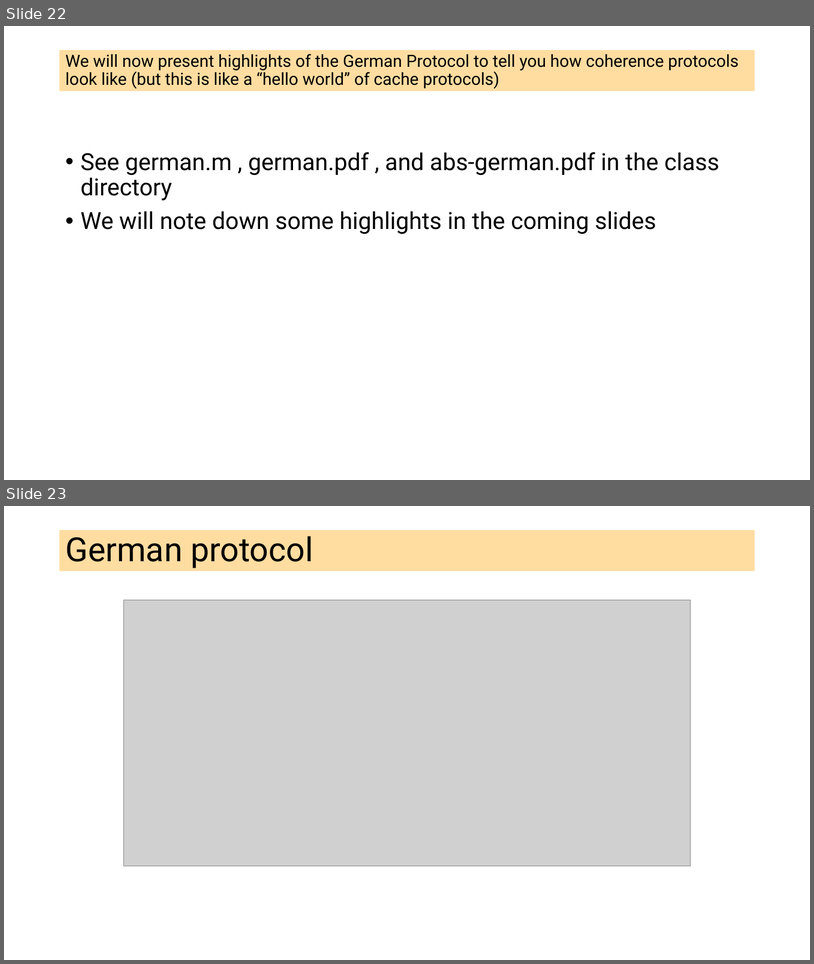
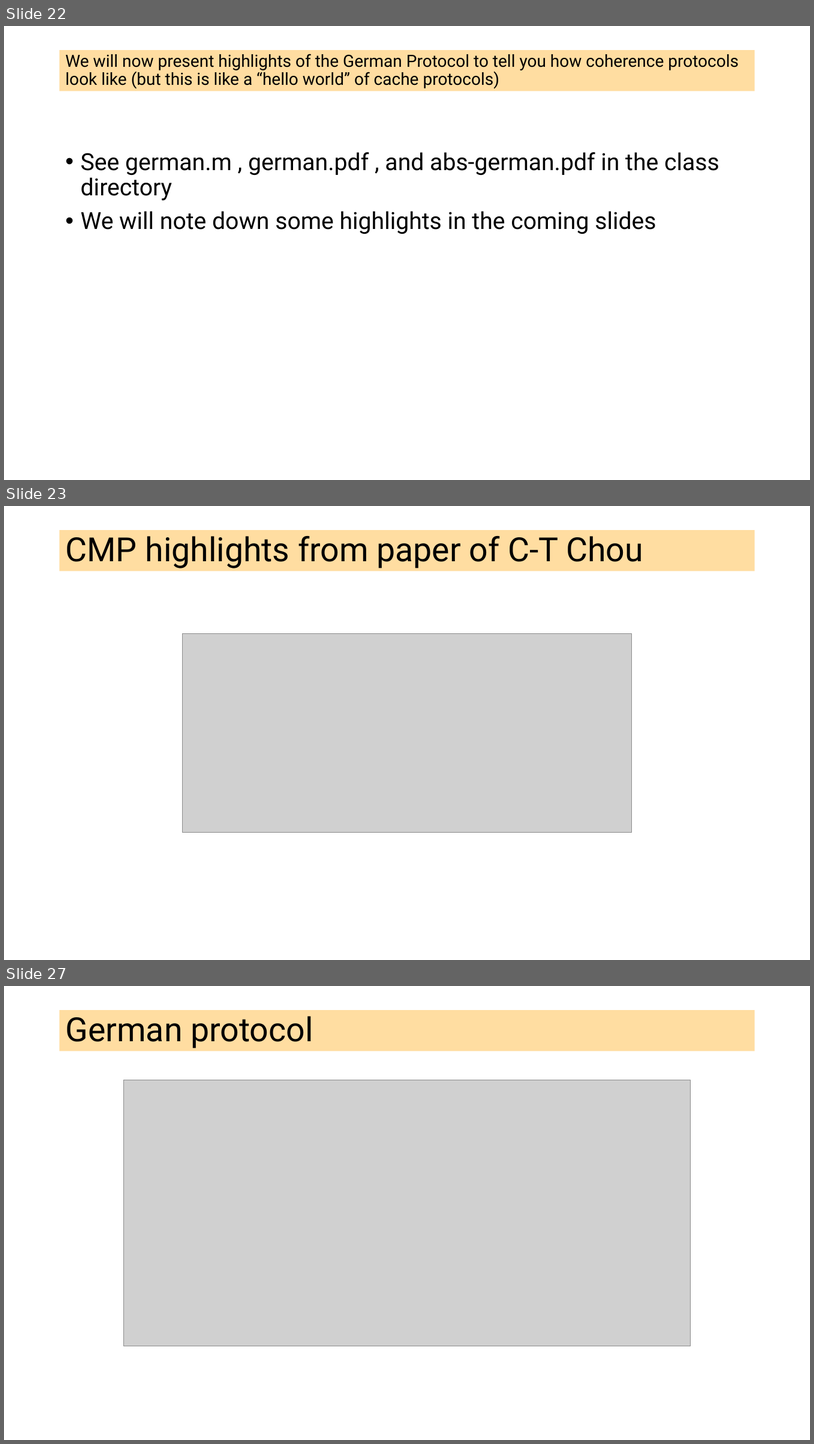
Before and after one commit to ganeshutah/cs6110s22, a slide deck: Lec19/Lec19.pptx. Shown one above the other, each under a label of ours: slides 22 and 23 before the commit, slides 22, 23 and 27 after it; the slides between them are not shown. The pictures are 814x964 and 814x1444 pixels, drawn with LibreOffice and Linux fonts; fonts in the diff are those of the drawing; grey boxes stand for pictures. Boxes give left, top, right and bottom in pixels: in the first picture for what was removed or moved away, otherwise in the second. Text is boxed around its words. In the diff, an @@ line names an element or a change of style, - is before the commit and + after.

```diff
--- a/Lec19/Lec19.pptx
+++ b/Lec19/Lec19.pptx
@@ slide 23 added at (4,506,810,960), background #FFFFFF @@
@@ title added at (60,530,755,571), fill #FFBD47 at 51% opacity, 39.6 pt, text #000000 @@
+CMP highlights from paper of C-T Chou
@@ picture added at (182,634,632,832) @@
@@ what was slide 23 is now slide 27 @@
```
Also in this commit, not shown: 3 other slides added, 1 other file.
